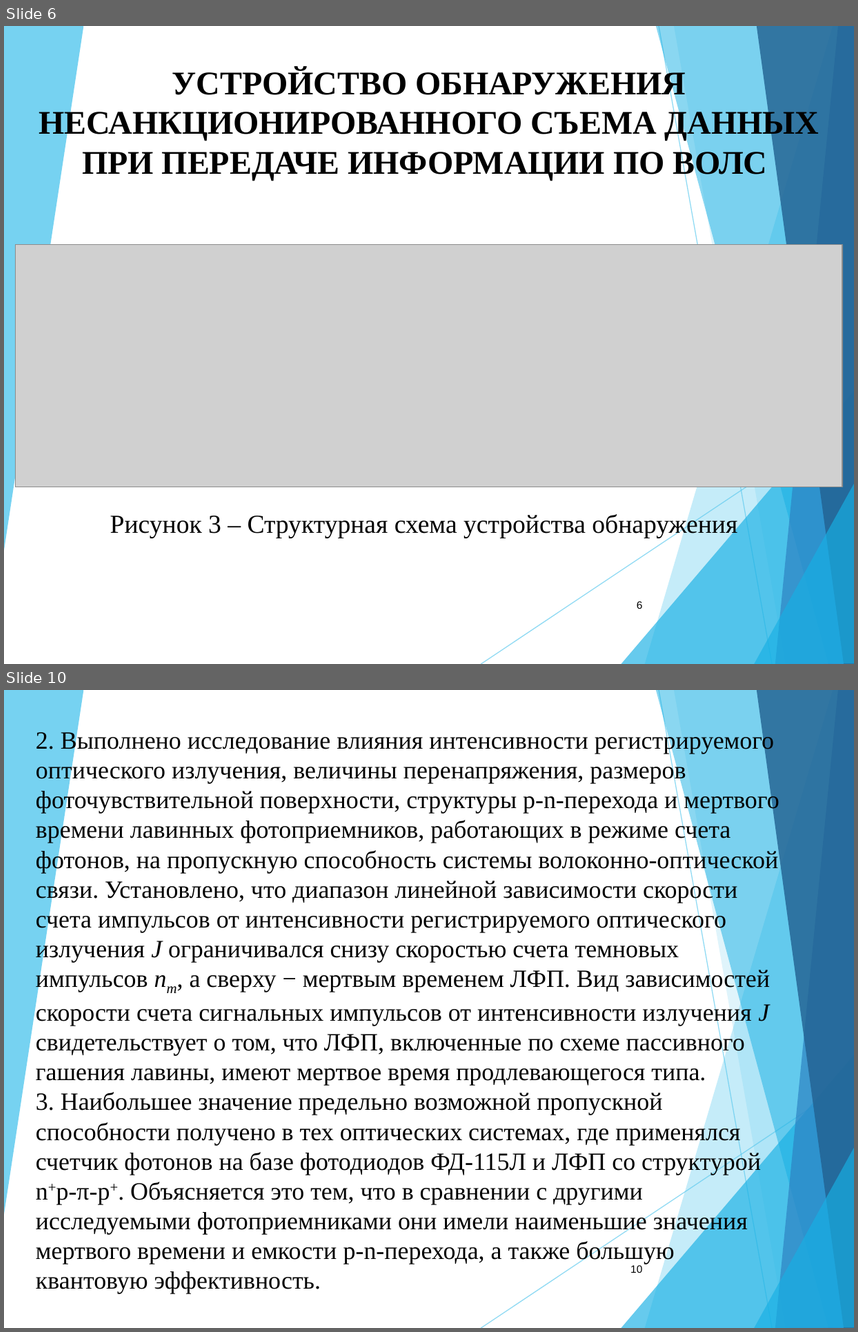
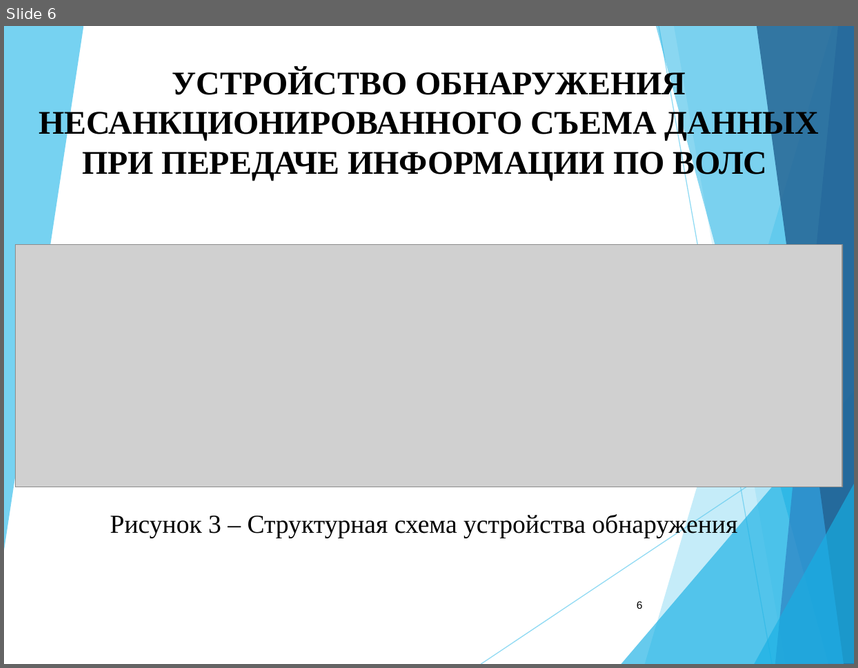
Before and after one commit to blackPrincess31/My_diplom, a slide deck: Доклад.ppt. Shown one above the other, each under a label of ours: slides 6 and 10 before the commit, slide 6 after it; the slides between them are not shown. The pictures are 858x1332 and 858x668 pixels, drawn with LibreOffice and Linux fonts; fonts in the diff are those of the drawing; grey boxes stand for pictures. Boxes give left, top, right and bottom in pixels: in the first picture for what was removed or moved away, otherwise in the second. Text is boxed around its words. In the diff, an @@ line names an element or a change of style, - is before the commit and + after.

```diff
--- a/Доклад.ppt
+++ b/Доклад.ppt
@@ slide 10 removed at (4,690,854,1328), background #FFFFFF; not listed: 10 template elements that a slide beside it also shows @@
@@ text removed at (36,730,779,1294) @@
-2. Выполнено исследование влияния интенсивности регистрируемого оптического излучения, величины перенапряжения, размеров фоточувствительной поверхности, структуры p-n-перехода и мертвого времени лавинных фотоприемников, работающих в режиме счета фотонов, на пропускную способность системы волоконно-оптической связи. Установлено, что диапазон линейной зависимости скорости счета импульсов от интенсивности регистрируемого оптического излучения J ограничивался снизу скоростью счета темновых импульсов nт, а сверху − мертвым временем ЛФП. Вид зависимостей скорости счета сигнальных импульсов от интенсивности излучения J свидетельствует о том, что ЛФП, включенные по схеме пассивного гашения лавины, имеют мертвое время продлевающегося типа.
-3. Наибольшее значение предельно возможной пропускной способности получено в тех оптических системах, где применялся счетчик фотонов на базе фотодиодов ФД-115Л и ЛФП со структурой n+p-π-p+. Объясняется это тем, что в сравнении с другими исследуемыми фотоприемниками они имели наименьшие значения мертвого времени и емкости p-n-перехода, а также большую квантовую эффективность.
@@ page number removed at (631,1265,642,1272) @@
-10
```
Also in this commit, not shown: 2 slides changed, 2 slides added, 3 other slides removed, 1 other file.
